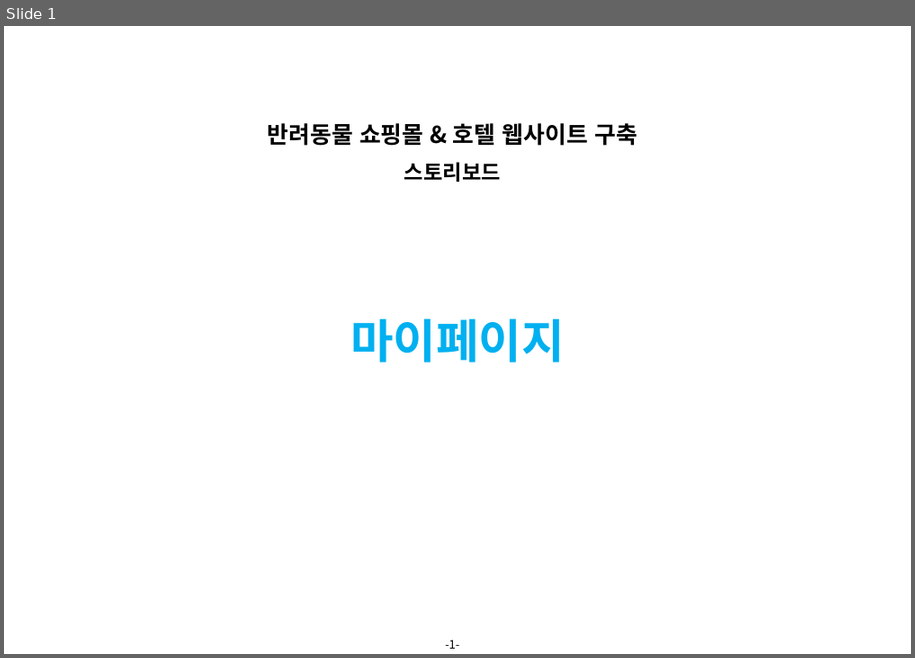
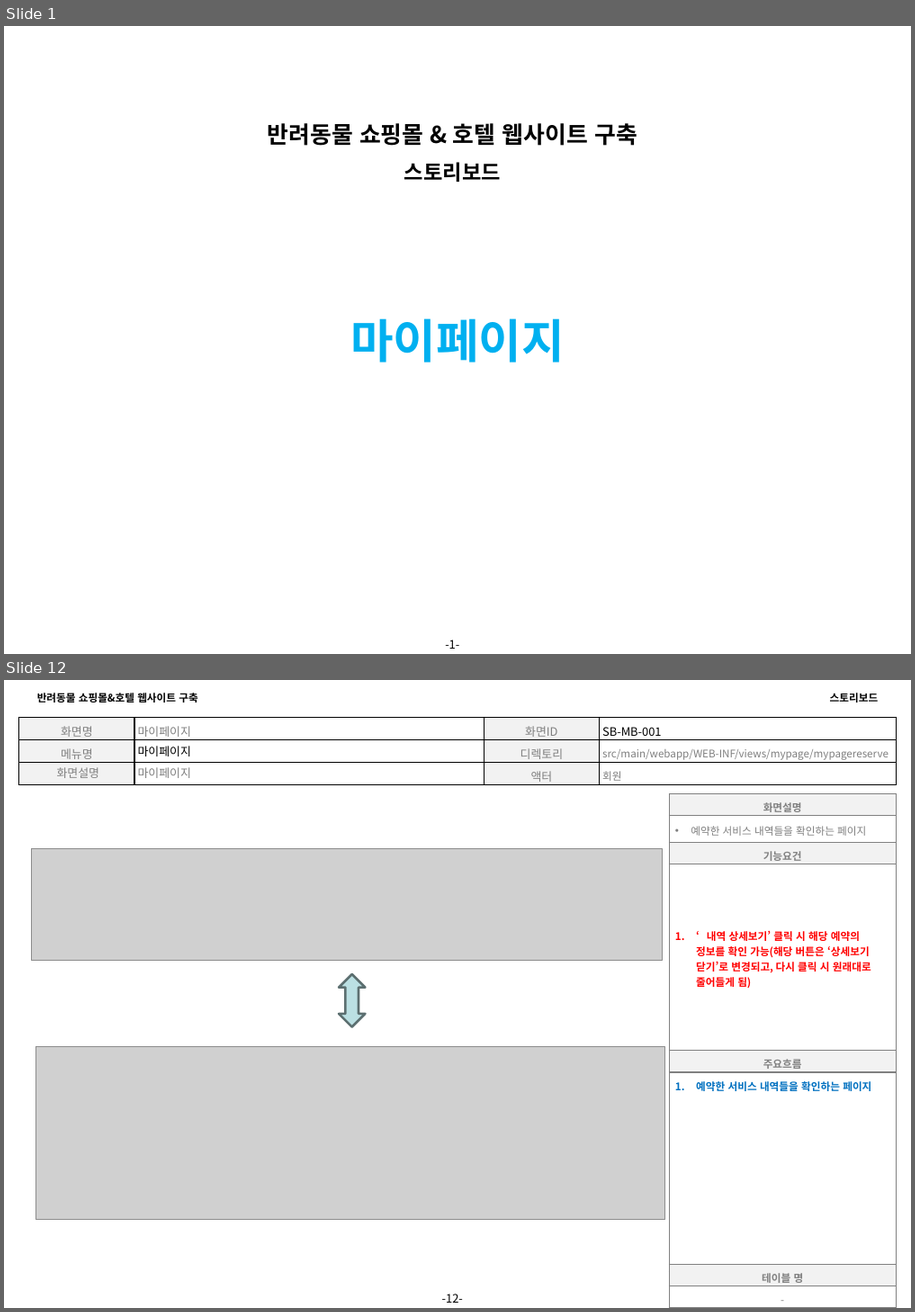
Before and after one commit to 94jinwoo/Companion, a slide deck: Companion.스토리보드.VER.0.1(마이페이지).pptx. Shown one above the other, each under a label of ours: slide 1 before the commit, slides 1 and 12 after it; the slides between them are not shown. The pictures are 915x658 and 915x1312 pixels, drawn with LibreOffice and Linux fonts; fonts in the diff are those of the drawing; grey boxes stand for pictures; background and template pictures are left out. Boxes give left, top, right and bottom in pixels: in the first picture for what was removed or moved away, otherwise in the second. Text is boxed around its words. In the diff, an @@ line names an element or a change of style, - is before the commit and + after.

Commit message:
스토리보드 마이페이지

```diff
--- a/Companion.스토리보드.VER.0.1(마이페이지).pptx
+++ b/Companion.스토리보드.VER.0.1(마이페이지).pptx
@@ slide 12 added at [4,680,911,1308], background #FFFFFF; not listed: 1 template element that a slide beside it also shows @@
@@ text added at [37,693,198,702], 9 pt, text #000000, bold @@
+반려동물 쇼핑몰&호텔 웹사이트 구축
@@ text added at [830,693,879,702], 9 pt, text #000000, bold @@
+스토리보드
@@ table added at [19,717,896,789], 3 rows, 4 columns @@
+화면명 | 마이페이지 | 화면ID | SB-MB-001
+메뉴명 | 마이페이지 | 디렉토리 | src/main/webapp/WEB-INF/views/mypage/mypagereserve
+화면설명 | 마이페이지 | 액터 | 회원
@@ table added at [669,794,896,1272], 6 rows, 1 columns @@
+화면설명
+예약한 서비스 내역들을 확인하는 페이지
+기능요건
+‘내역 상세보기’ 클릭 시 해당 예약의 정보를 확인 가능(해당 버튼은 ‘상세보기 닫기’로 변경되고, 다시 클릭 시 원래대로 줄어들게 됨)
+주요흐름
+예약한 서비스 내역들을 확인하는 페이지
@@ picture added at [32,849,663,961] @@
@@ up down arrow added at [339,974,365,1026], fill #BBE0E3, outline #5D6F71 2 pt @@
@@ picture added at [36,1047,665,1219] @@
@@ table added at [669,1265,896,1308], 2 rows, 1 columns @@
+테이블 명
+-
```
Also in this commit, not shown: 3 slides changed, 13 other slides added, 6 slides removed.
